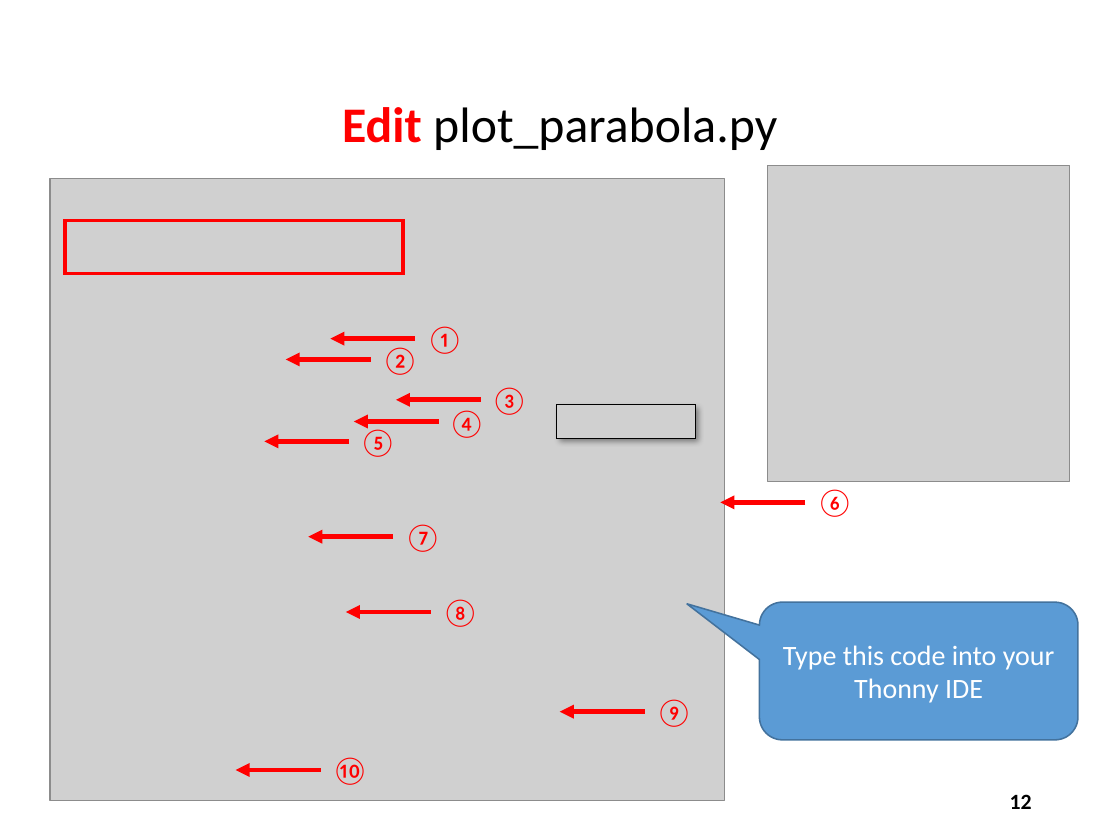
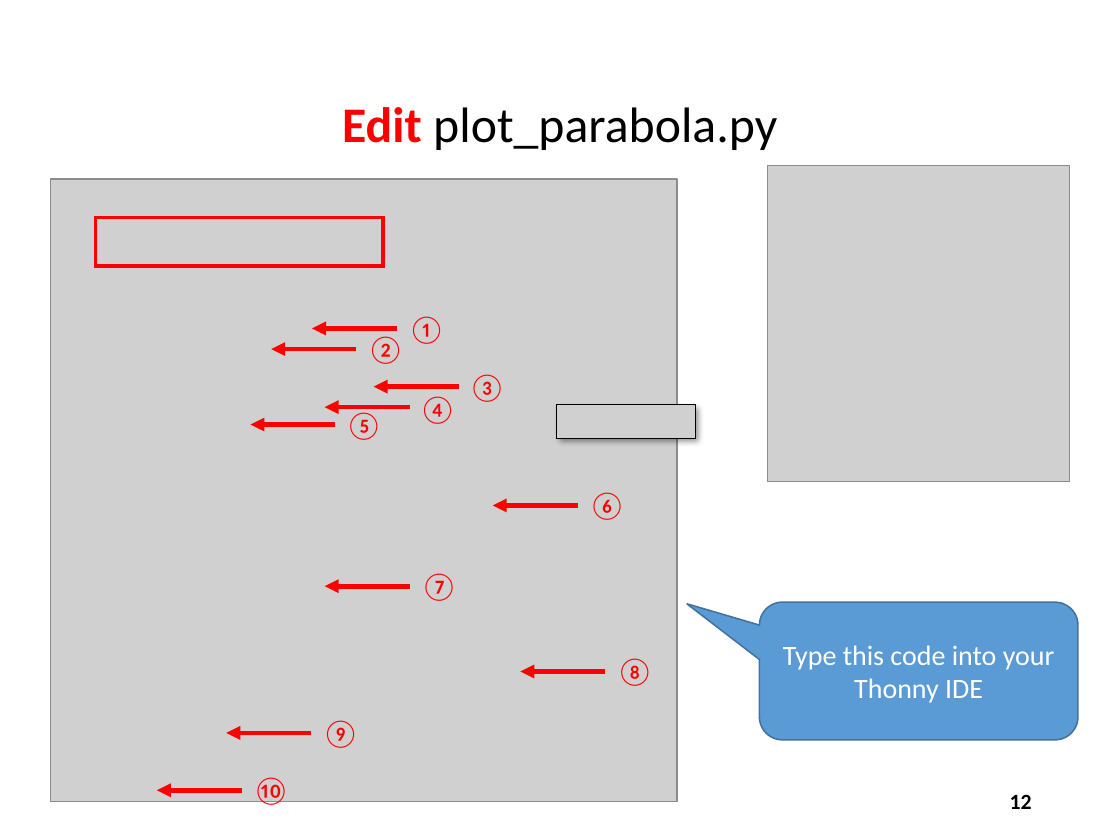
Before and after one commit to dbiersach/csi-spark-prep, a slide deck: slide 12 of slides/Session 03 - 2D Graphics/Session 03 - 2D Graphics.pptx. Drawn at 1120x840 pixels with LibreOffice and Linux fonts; fonts in the diff are those of the drawing; grey boxes stand for pictures. Boxes give left, top, right and bottom in pixels: in the first picture for what was removed or moved away, otherwise in the second. Text is boxed around its words. In the diff, an @@ line names an element or a change of style, - is before the commit and + after.

Commit message:
Fix plot_parabola.py code screenshot

```diff
--- a/slides/Session 03 - 2D Graphics/Session 03 - 2D Graphics.pptx
+++ b/slides/Session 03 - 2D Graphics/Session 03 - 2D Graphics.pptx
@@ picture: place and size @@
-picture at bbox=[50, 178, 725, 801]
+picture at bbox=[50, 179, 676, 802]
@@ rectangle: place and size @@
-rectangle at bbox=[65, 221, 403, 273]
+rectangle at bbox=[95, 217, 383, 265]
@@ arrow moved from (416, 338) - (330, 338) to (396, 328) - (312, 328) @@
@@ text "②": place and size @@
-text "②" at bbox=[382, 347, 419, 375]
+text "②" at bbox=[367, 336, 404, 364]
@@ text "①": place and size @@
-text "①" at bbox=[426, 326, 463, 354]
+text "①" at bbox=[408, 316, 445, 344]
@@ arrow moved from (371, 360) - (286, 360) to (356, 349) - (271, 349) @@
@@ arrow moved from (480, 400) - (396, 400) to (458, 386) - (374, 386) @@
@@ text "④": place and size @@
-text "④" at bbox=[448, 410, 485, 438]
+text "④" at bbox=[419, 396, 456, 424]
@@ text "③": place and size @@
-text "③" at bbox=[491, 387, 528, 415]
+text "③" at bbox=[469, 374, 506, 402]
@@ arrow moved from (439, 421) - (354, 421) to (410, 408) - (325, 408) @@
@@ text "⑤": place and size @@
-text "⑤" at bbox=[359, 429, 396, 457]
+text "⑤" at bbox=[345, 412, 382, 440]
@@ arrow moved from (349, 441) - (264, 441) to (335, 424) - (251, 424) @@
@@ arrow moved from (805, 503) - (720, 503) to (578, 505) - (493, 505) @@
@@ text "⑥": place and size @@
-text "⑥" at bbox=[816, 489, 853, 517]
+text "⑥" at bbox=[589, 492, 626, 520]
@@ text "⑦": place and size @@
-text "⑦" at bbox=[404, 524, 441, 552]
+text "⑦" at bbox=[421, 573, 458, 601]
@@ arrow moved from (393, 536) - (308, 536) to (410, 586) - (325, 586) @@
@@ text "⑧": place and size @@
-text "⑧" at bbox=[442, 599, 479, 627]
+text "⑧" at bbox=[616, 658, 653, 686]
@@ arrow moved from (431, 612) - (346, 612) to (605, 672) - (521, 672) @@
@@ text "⑨": place and size @@
-text "⑨" at bbox=[656, 699, 693, 727]
+text "⑨" at bbox=[322, 720, 359, 748]
@@ arrow moved from (645, 711) - (560, 711) to (311, 732) - (226, 732) @@
@@ text "⑩": place and size @@
-text "⑩" at bbox=[332, 757, 369, 785]
+text "⑩" at bbox=[253, 777, 290, 807]
@@ arrow moved from (320, 769) - (235, 769) to (242, 791) - (157, 791) @@
```
Also in this commit, not shown: 4 other slides changed.
